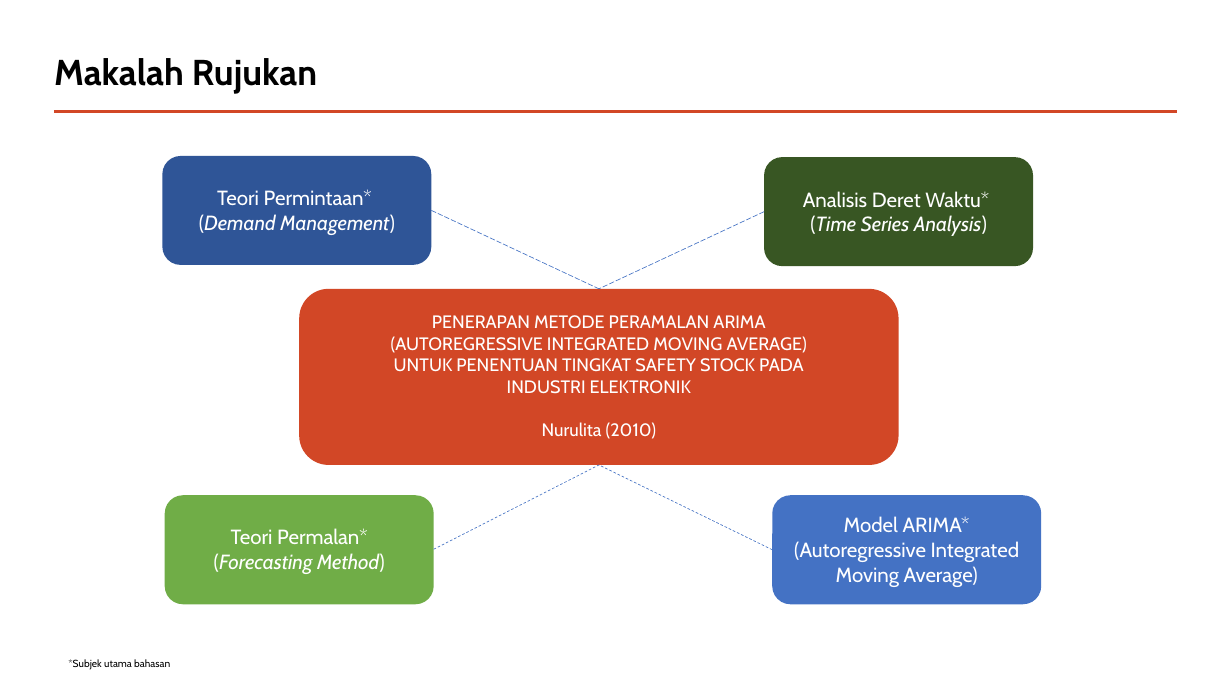
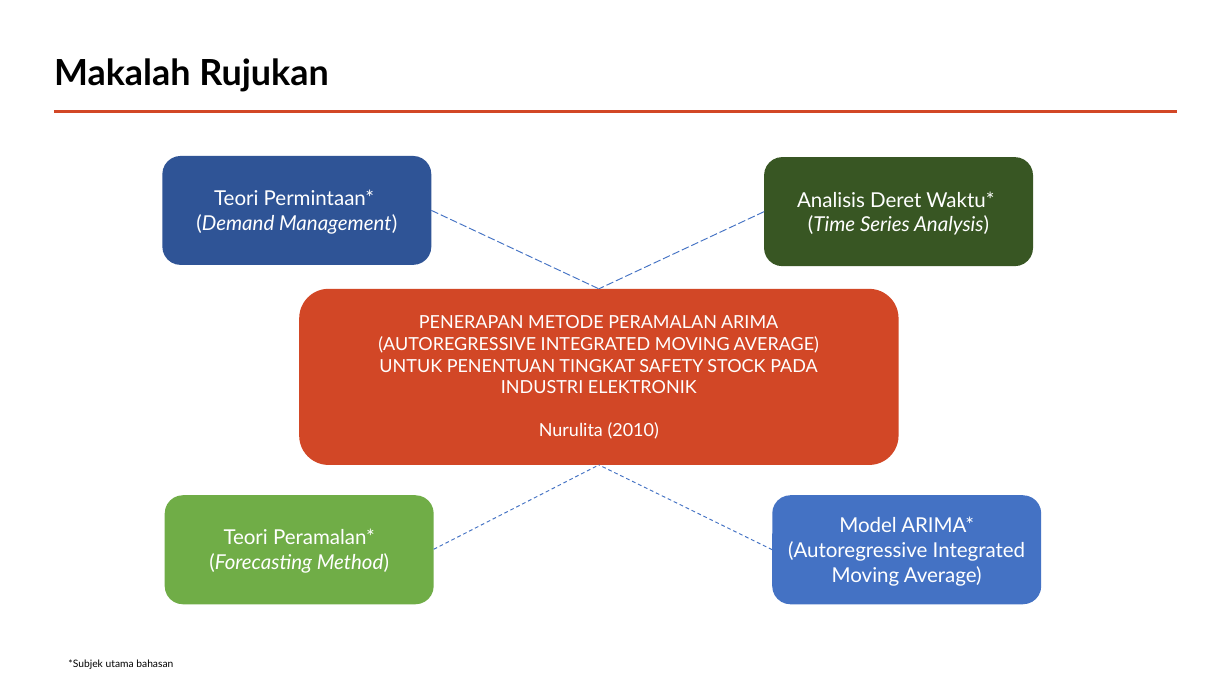
Before and after one commit to andrewmanuelt/arima, a slide deck: slide 2 of Presentasi.pptx. Drawn at 1232x693 pixels with LibreOffice and Linux fonts; fonts in the diff are those of the drawing. Boxes give left, top, right and bottom in pixels: in the first picture for what was removed or moved away, otherwise in the second. Text is boxed around its words. In the diff, an @@ line names an element or a change of style, - is before the commit and + after.

```diff
--- a/Presentasi.pptx
+++ b/Presentasi.pptx
@@ rounded rectangle at (163,156,432,265): fill #2F5597 to #2F5496; proportions changed @@
@@ rounded rectangle at (764,157,1033,266): fill #385723 to #385623; proportions changed @@
@@ line (432, 211) - (599, 289): stroke #4472C4 0.5 pt dashed to #4472C4 0.75 pt dashed @@
@@ line (764, 212) - (599, 289): stroke #4472C4 0.5 pt dashed to #4472C4 0.75 pt dashed @@
@@ line (433, 549) - (599, 465): stroke #4472C4 0.5 pt dashed to #4472C4 0.75 pt dashed @@
@@ line (773, 550) - (599, 465): stroke #4472C4 0.5 pt dashed to #4472C4 0.75 pt dashed @@
@@ proportions changed in 3 elements at (165,495,433,604), (299,289,899,466), (773,495,1042,604) @@
@@ text at (224,528,375,544): text changed; font Cabin to Lato @@
-Teori Permalan*
+Teori Peramalan*
@@ text at (209,553,389,573): font Cabin to Lato in "(Forecasting Method)" @@
@@ font Cabin to Lato in 6 elements at (54,58,329,92), (196,189,397,234), (378,315,819,439), (797,191,994,235), (788,516,1025,586), (68,659,173,669) @@
```
Also in this commit, not shown: 12 other slides changed, 5 slides added, 2 slides removed.
